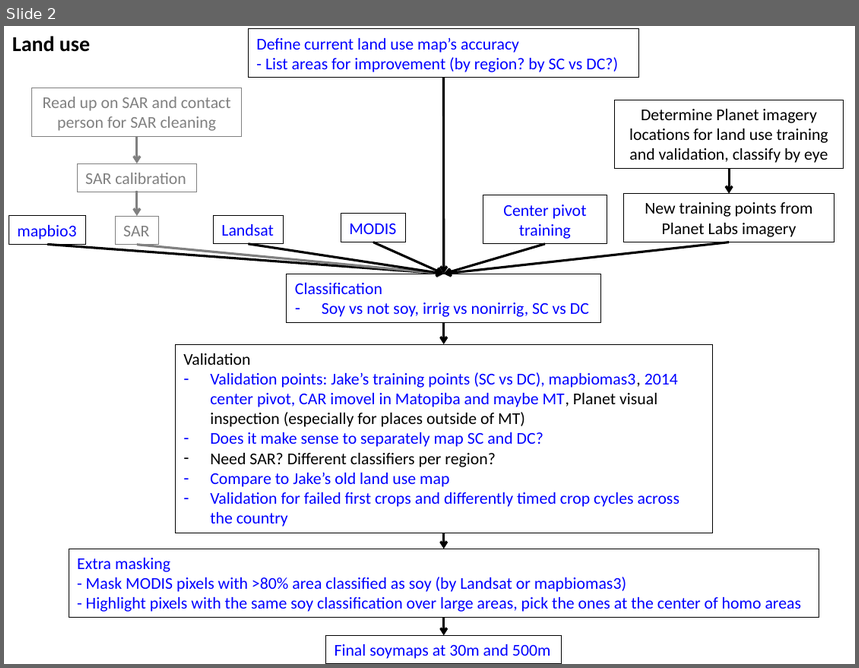
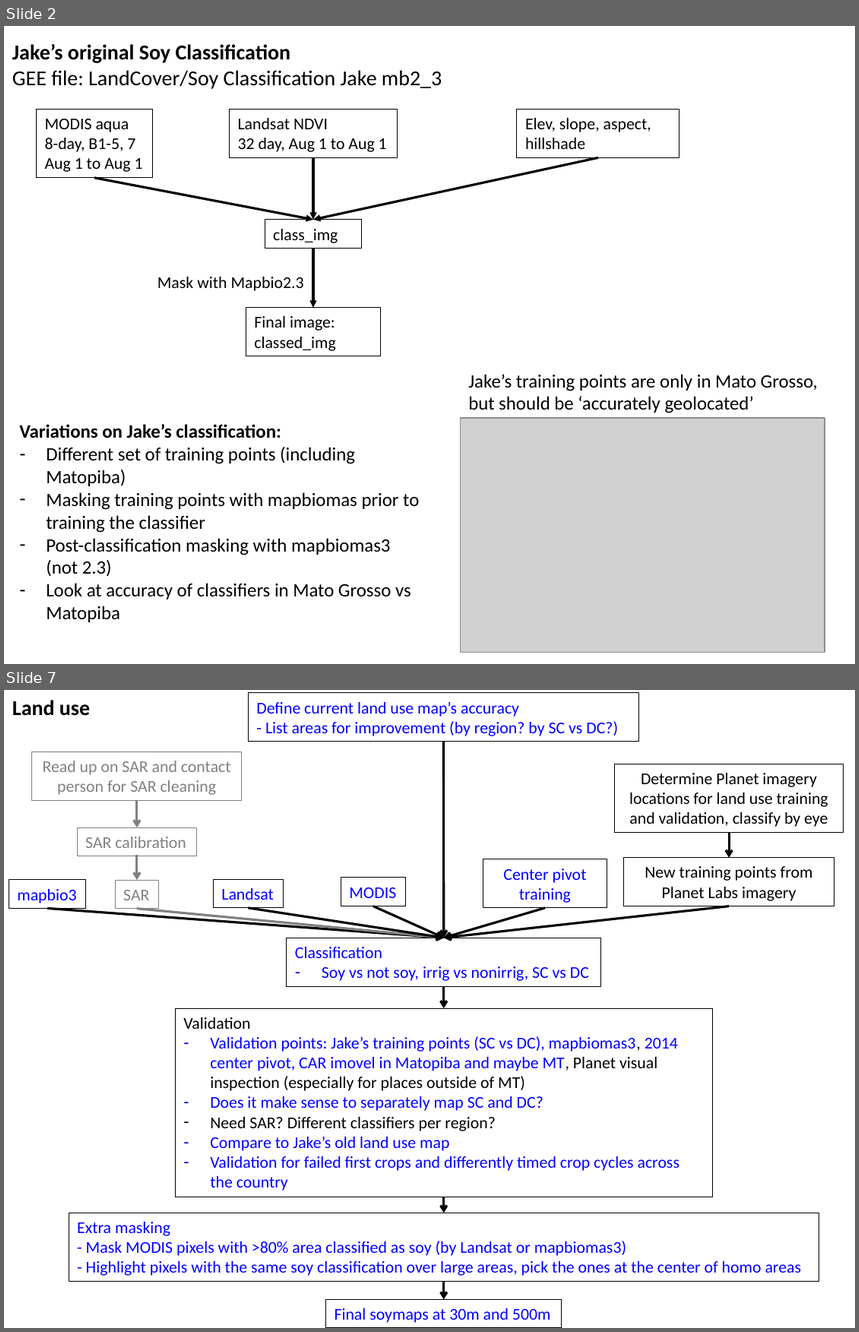
Before and after one commit to minghui-zhang/Meeting, a slide deck: January 19 2019.pptx. Shown one above the other, each under a label of ours: slide 2 before the commit, slides 2 and 7 after it; the slides between them are not shown. The pictures are 859x668 and 859x1332 pixels, drawn with LibreOffice and Linux fonts; fonts in the diff are those of the drawing; grey boxes stand for pictures. Boxes give left, top, right and bottom in pixels: in the first picture for what was removed or moved away, otherwise in the second. Text is boxed around its words. In the diff, an @@ line names an element or a change of style, - is before the commit and + after.

```diff
--- a/January 19 2019.pptx
+++ b/January 19 2019.pptx
@@ slide 2 added at (4,26,855,664), background #FFFFFF @@
@@ text added at (12,44,442,89), 18 pt, text #000000 @@
+Jake’s original Soy Classification
+GEE file: LandCover/Soy Classification Jake mb2_3
@@ rectangle added at (37,110,153,178), outline #000000 0.75 pt, 14 pt, text #000000 @@
+MODIS aqua
+8-day, B1-5, 7
+Aug 1 to Aug 1
@@ rectangle added at (230,110,397,158), outline #000000 0.75 pt, 14 pt, text #000000 @@
+Landsat NDVI
+32 day, Aug 1 to Aug 1
@@ rectangle added at (517,110,680,158), outline #000000 0.75 pt, 14 pt, text #000000 @@
+Elev, slope, aspect, hillshade
@@ arrow added from (313, 158) to (313, 220), #000000 2 pt @@
@@ arrow added from (598, 158) to (313, 220), #000000 2 pt @@
@@ arrow added from (94, 177) to (313, 220), #000000 2 pt @@
@@ rectangle added at (265,220,361,249), outline #000000 0.75 pt, 14 pt, text #000000 @@
+class_img
@@ arrow added from (313, 248) to (313, 308), #000000 2 pt @@
@@ text added at (158,277,304,291), 14 pt, text #000000 @@
+Mask with Mapbio2.3
@@ rectangle added at (246,308,380,357), outline #000000 0.75 pt, 14 pt, text #000000 @@
+Final image: classed_img
@@ text added at (468,374,818,414), 16 pt, text #000000 @@
+Jake’s training points are only in Mato Grosso, but should be ‘accurately geolocated’
@@ text added at (19,424,419,623), 16 pt, text #000000 @@
+Variations on Jake’s classification:
+– Different set of training points (including Matopiba)
+– Masking training points with mapbiomas prior to training the classifier
+– Post-classification masking with mapbiomas3 (not 2.3)
+– Look at accuracy of classifiers in Mato Grosso vs Matopiba
@@ picture added at (460,418,825,653) @@
@@ what was slide 2 is now slide 7 @@
```
Also in this commit, not shown: 4 slides changed, 8 other slides added, 1 slide removed.
